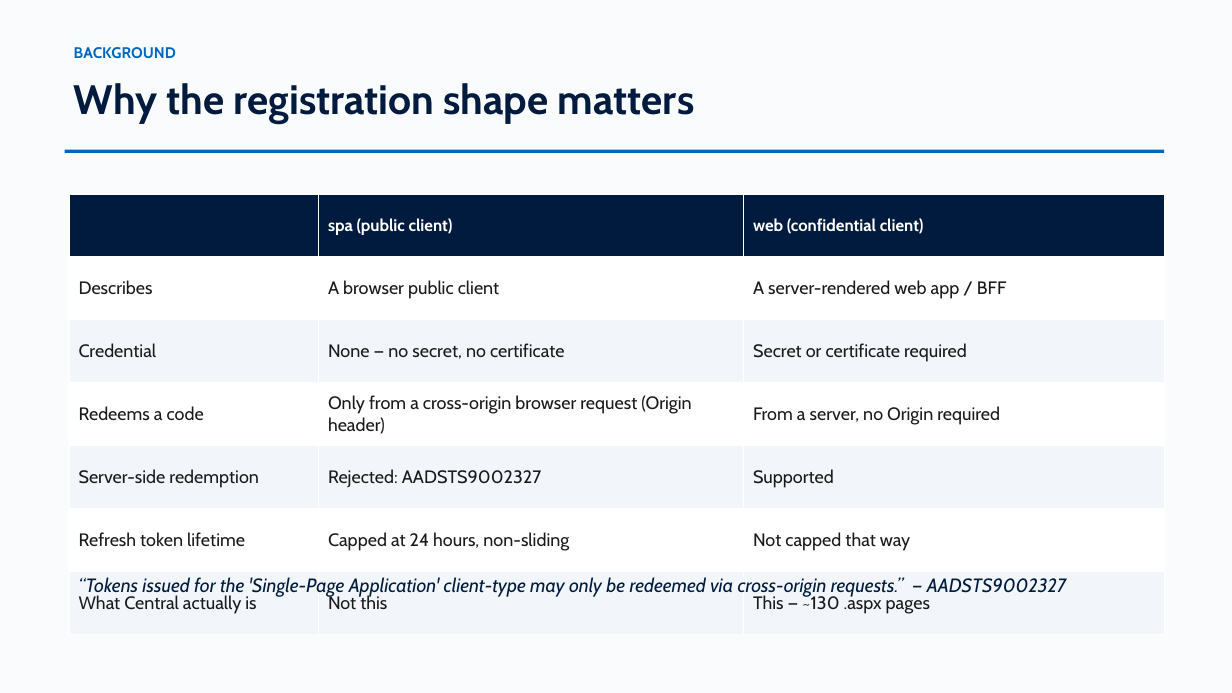
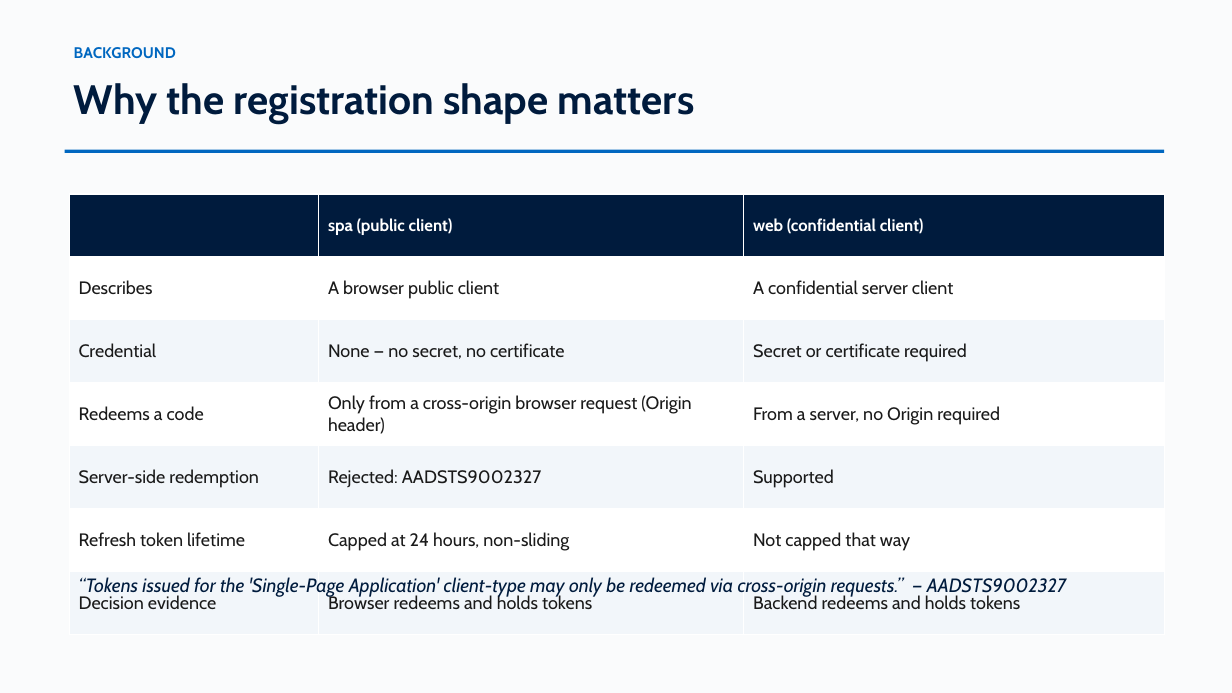
Before and after one commit to devopsabcs-engineering/croesus, a slide deck: slide 7 of docs/deck/croesus-session-deck.pptx. Drawn at 1232x693 pixels with LibreOffice and Linux fonts; fonts in the diff are those of the drawing. Boxes give left, top, right and bottom in pixels: in the first picture for what was removed or moved away, otherwise in the second. Text is boxed around its words. In the diff, an @@ line names an element or a change of style, - is before the commit and + after.

Commit message:
feat: Complete Phase 7 updates for Croesus registration evidence, including UI topology separation and documentation corrections

```diff
--- a/docs/deck/croesus-session-deck.pptx
+++ b/docs/deck/croesus-session-deck.pptx
@@ table at box(69, 194, 1165, 635) @@
-row 2, column 3: A server-rendered web app / BFF
+row 2, column 3: A confidential server client
-row 7: What Central actually is | Not this | This — ~130 .aspx pages
+row 7: Decision evidence | Browser redeems and holds tokens | Backend redeems and holds tokens
```
Also in this commit, not shown: 10 other slides changed, 4 other files.
